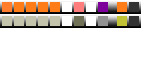
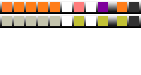
The second 141 x 75 image is a revision of the first. Changes to its layers:
painted on "shieldInnerColor" (2nd of 2, in "ANCIENT_NAERAN" › "hull styles") over [74, 16, 84, 26]
painted on "fluxVentFringeColor" (2nd of 2, in "ANCIENT_NAERAN" › "hull styles") over [98, 16, 108, 26]
